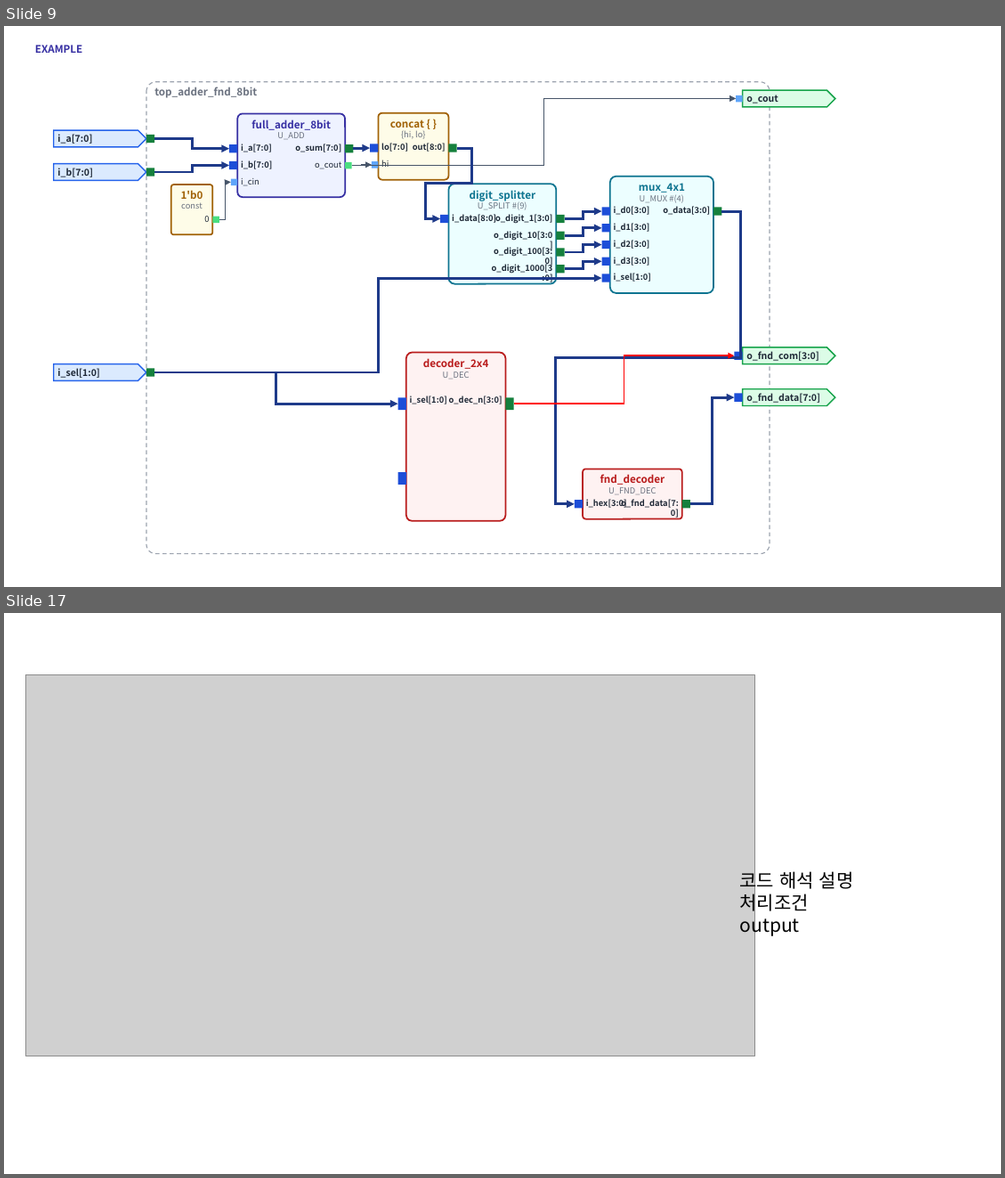
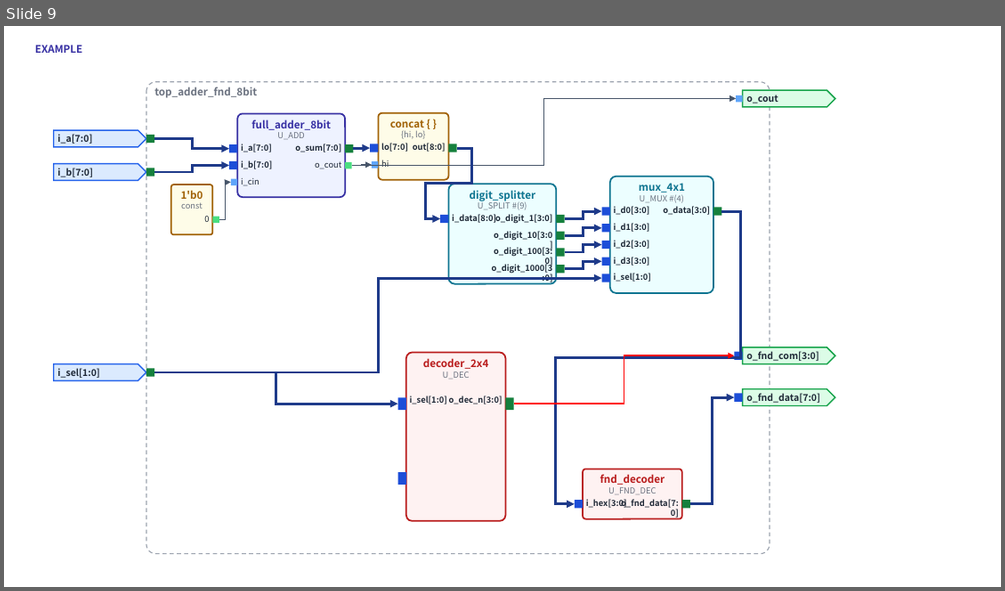
Before and after one commit to kimsacademy1234-max/System_Verilog, a slide deck: vfile/inform_module/module_library.pptx. Shown one above the other, each under a label of ours: slides 9 and 17 before the commit, slide 9 after it; the slides between them are not shown. The pictures are 1005x1178 and 1005x591 pixels, drawn with LibreOffice and Linux fonts; fonts in the diff are those of the drawing; grey boxes stand for pictures. Boxes give left, top, right and bottom in pixels: in the first picture for what was removed or moved away, otherwise in the second. Text is boxed around its words. In the diff, an @@ line names an element or a change of style, - is before the commit and + after.

```diff
--- a/vfile/inform_module/module_library.pptx
+++ b/vfile/inform_module/module_library.pptx
@@ slide 17 removed at <box>4,613,1001,1174</box>, background #FFFFFF @@
@@ picture removed at <box>25,674,755,1055</box> @@
@@ text removed at <box>740,868,854,936</box> @@
-코드 해석 설명
-처리조건
-output
```
Also in this commit, not shown: 1 slide changed, 14 other slides removed, 10 other files.
